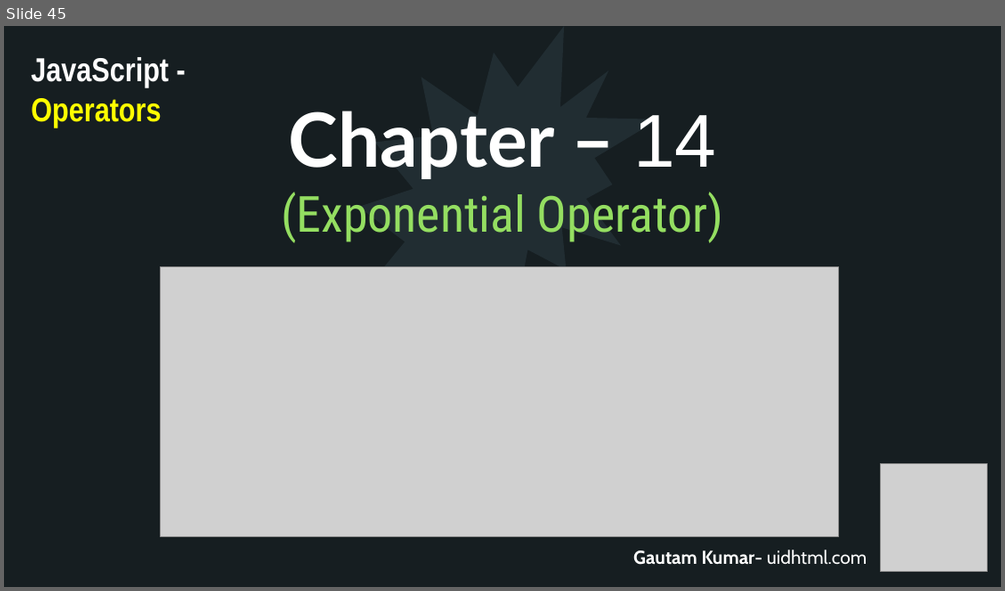
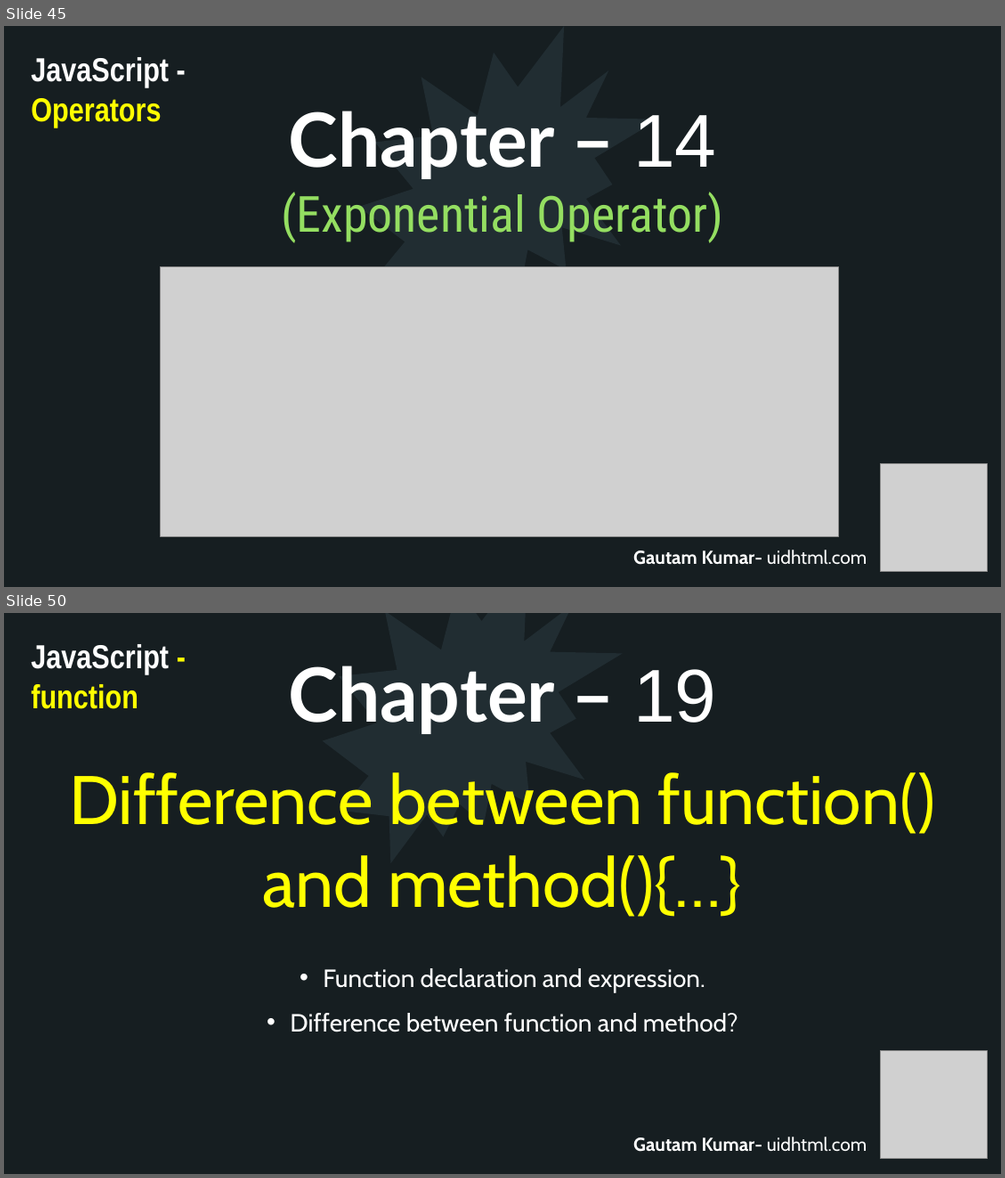
Before and after one commit to uidhtml/javascript-tutorials, a slide deck: Javascript Tutorials.pptx. Shown one above the other, each under a label of ours: slide 45 before the commit, slides 45 and 50 after it; the slides between them are not shown. The pictures are 1005x591 and 1005x1178 pixels, drawn with LibreOffice and Linux fonts; fonts in the diff are those of the drawing; grey boxes stand for pictures. Boxes give left, top, right and bottom in pixels: in the first picture for what was removed or moved away, otherwise in the second. Text is boxed around its words. In the diff, an @@ line names an element or a change of style, - is before the commit and + after.

```diff
--- a/Javascript Tutorials.pptx
+++ b/Javascript Tutorials.pptx
@@ slide 50 added at box(4, 613, 1001, 1174), background #2C3C43; not listed: 10 template elements that a slide beside it also shows @@
@@ rectangle added at box(4, 613, 1001, 1174), fill #161E22 @@
@@ irregular seal added at box(323, 613, 623, 863), fill #212D32 @@
@@ text added at box(31, 644, 169, 709), 32 pt, text #FFFFFF, bold @@
+JavaScript - function
@@ title added at box(288, 666, 716, 734), 72 pt, text #FFFFFF, bold @@
+Chapter – 19
@@ text added at box(69, 772, 936, 916), 66 pt, text #FFFF00 @@
+Difference between function() and method(){…}
@@ text added at box(290, 968, 738, 1032), 24 pt, text #FFFFFF @@
+• Function declaration and expression.
+• Difference between function and method?
@@ picture added at box(881, 1051, 988, 1159) @@
@@ text added at box(633, 1136, 866, 1151), 18 pt, text #FFFFFF, bold @@
+Gautam Kumar- uidhtml.com
```
Also in this commit, not shown: 3 slides changed, 9 other slides added, 6 other files.
